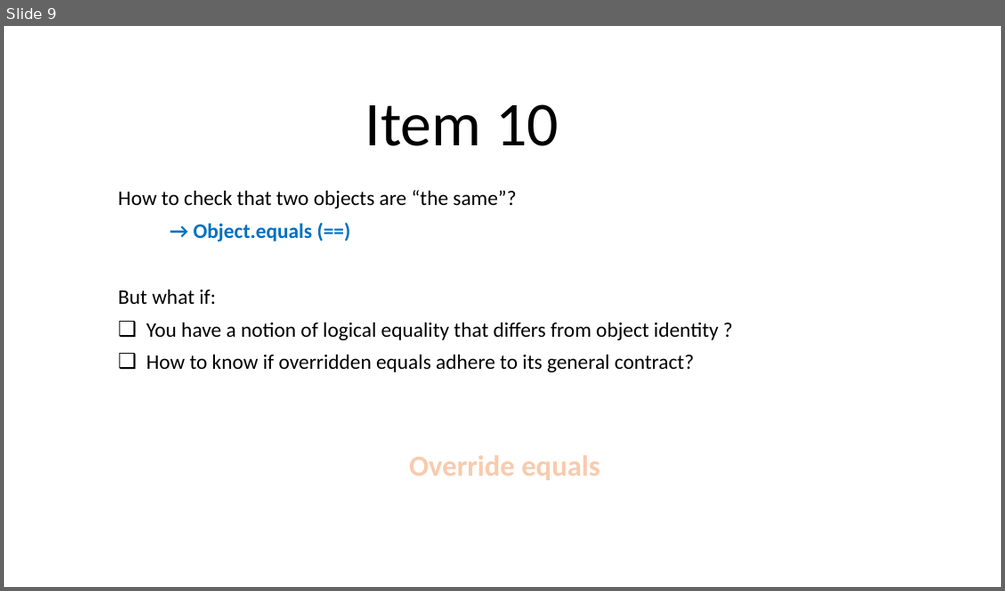
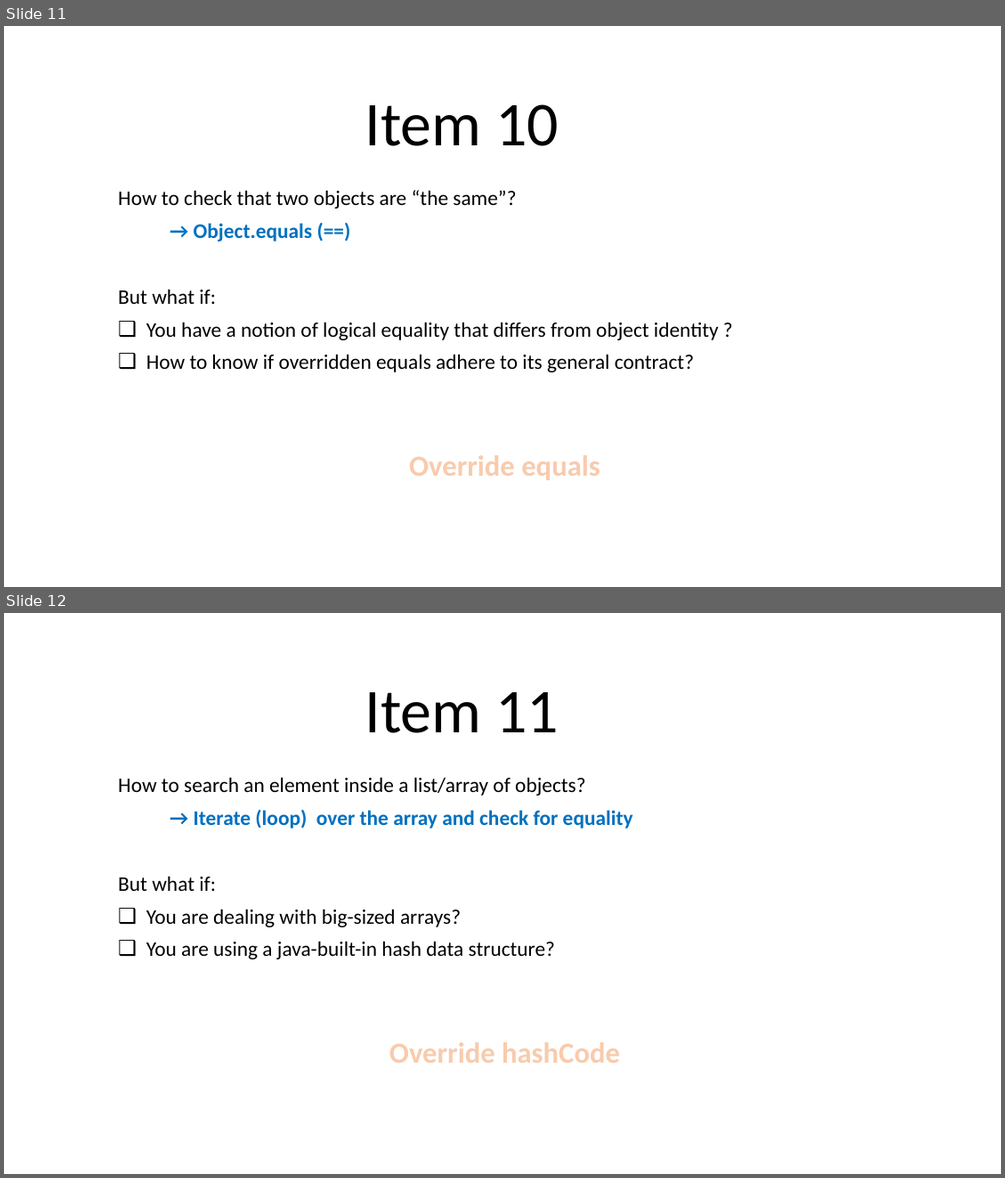
Before and after one commit to halaSEBBAH/effective-java-examples, a slide deck: effective-java.pptx. Shown one above the other, each under a label of ours: slide 9 before the commit, slides 11 and 12 after it. The pictures are 1005x591 and 1005x1178 pixels, drawn with LibreOffice and Linux fonts; fonts in the diff are those of the drawing. Boxes give left, top, right and bottom in pixels: in the first picture for what was removed or moved away, otherwise in the second. Text is boxed around its words. In the diff, an @@ line names an element or a change of style, - is before the commit and + after.

Commit message:
add Item 11 + some code changes

```diff
--- a/effective-java.pptx
+++ b/effective-java.pptx
@@ slide 12 added at (4,613,1001,1174), background #FFFFFF @@
@@ title added at (365,692,558,733), 60 pt, text #000000 @@
+Item 11
@@ subtitle added at (118,777,633,959), 20 pt, text #000000 @@
+How to search an element inside a list/array of objects?
+→ Iterate (loop) over the array and check for equality
+But what if:
+❑ You are dealing with big-sized arrays?
+❑ You are using a java-built-in hash data structure?
@@ text added at (389,1042,620,1062), 28 pt, text #F8CBAD, bold @@
+Override hashCode
@@ what was slide 9 is now slide 11 @@
```
Also in this commit, not shown: 3 slides changed, 2 other slides added, 10 other files.
